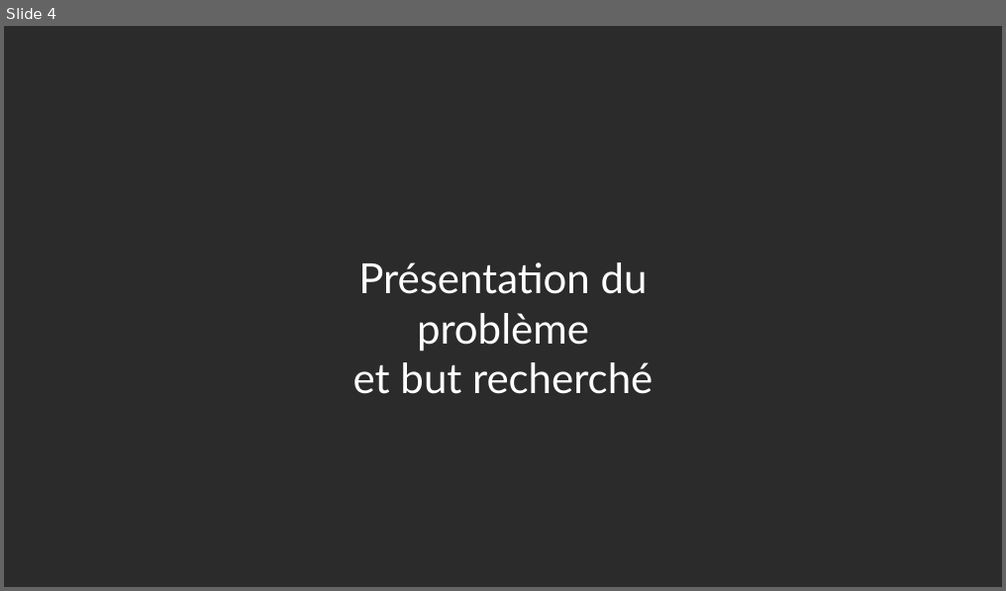
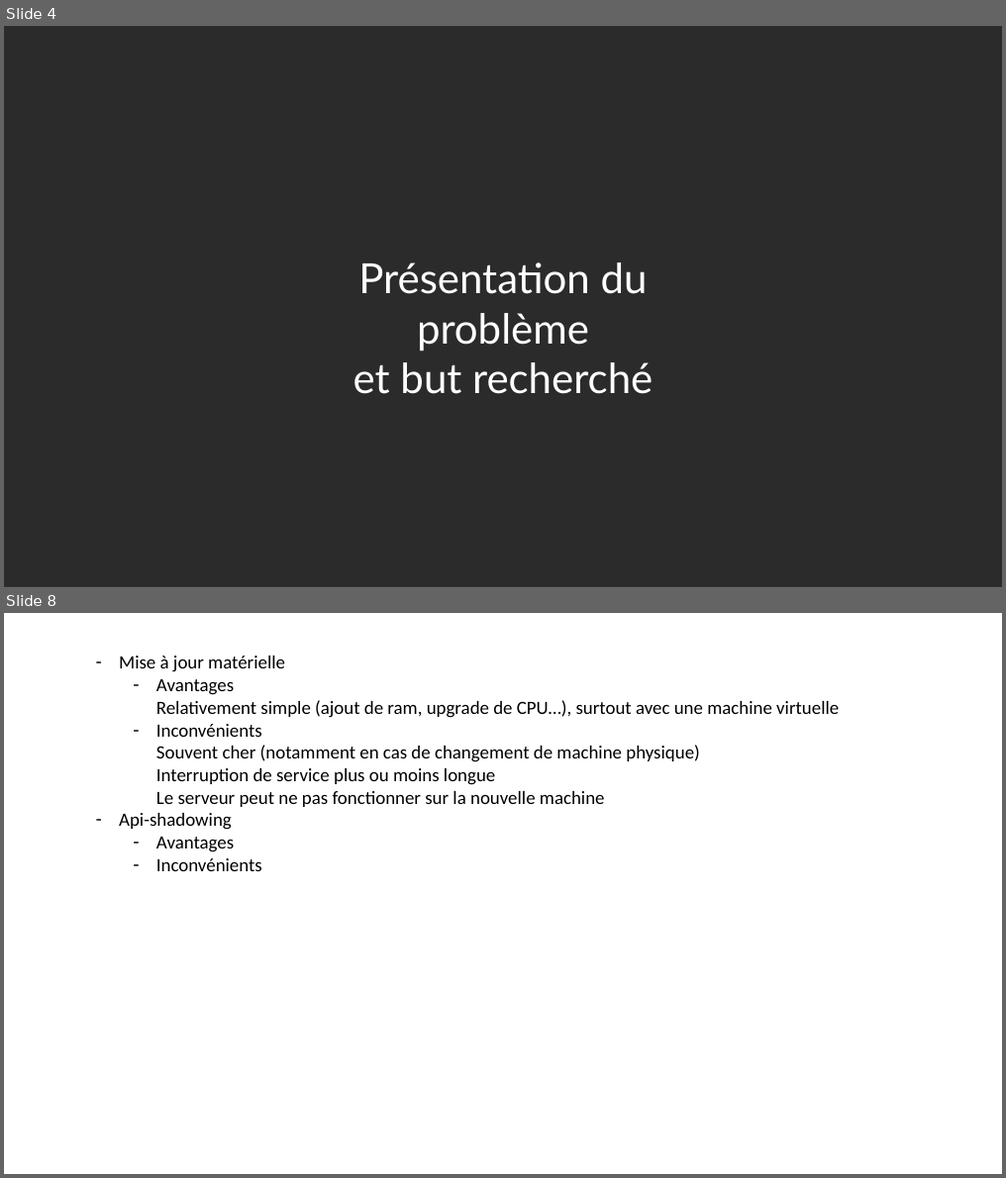
Before and after one commit to acaillol/SpeakUp-ApiShadowing, a slide deck: Speak'up API shadowing.pptx. Shown one above the other, each under a label of ours: slide 4 before the commit, slides 4 and 8 after it; the slides between them are not shown. The pictures are 1006x591 and 1006x1178 pixels, drawn with LibreOffice and Linux fonts; fonts in the diff are those of the drawing; background and template pictures are left out; a plain dark background stands for a picture behind light text. Boxes give left, top, right and bottom in pixels: in the first picture for what was removed or moved away, otherwise in the second. Text is boxed around its words. In the diff, an @@ line names an element or a change of style, - is before the commit and + after.

Commit message:
Ajout des possibilités d'évolution du serveur, avec les avantages et inconvénients

```diff
--- a/Speak'up API shadowing.pptx
+++ b/Speak'up API shadowing.pptx
@@ slide 8 added at <box>4,613,1002,1174</box>, background #FFFFFF @@
@@ text added at <box>119,656,839,871</box>, 18 pt, text #000000 @@
+– Mise à jour matérielle
+  – Avantages
+    Relativement simple (ajout de ram, upgrade de CPU…), surtout avec une machine virtuelle
+  – Inconvénients
+    Souvent cher (notamment en cas de changement de machine physique)
+    Interruption de service plus ou moins longue
+    Le serveur peut ne pas fonctionner sur la nouvelle machine
+– Api-shadowing
+  – Avantages
+  – Inconvénients
```
Also in this commit, not shown: 1 slide changed, 6 other slides added.
